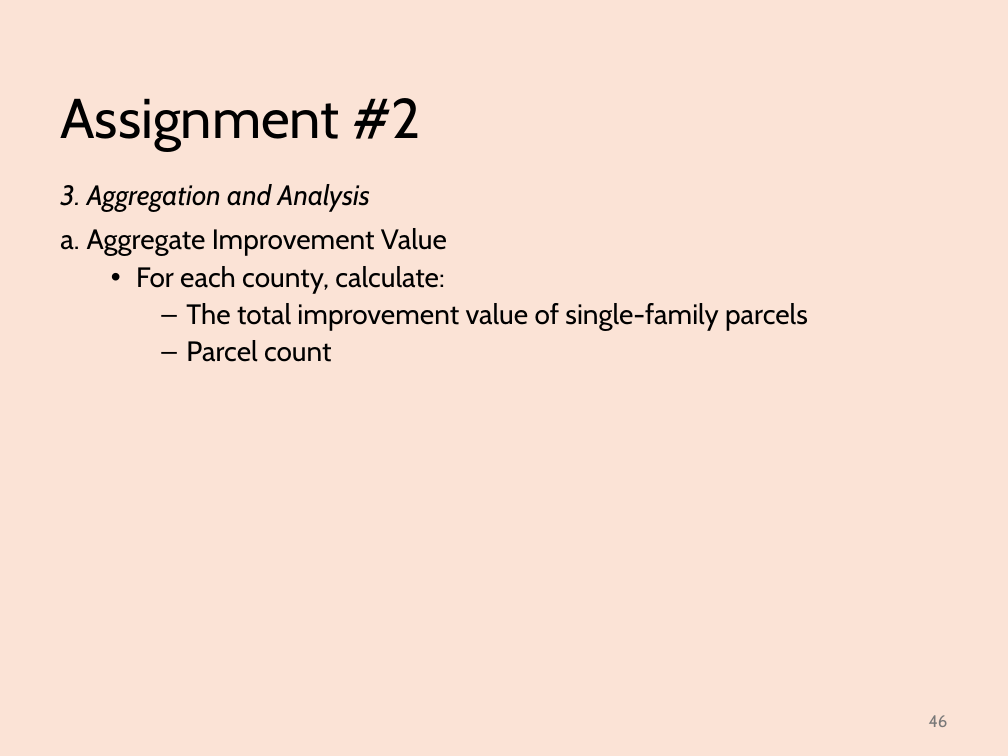
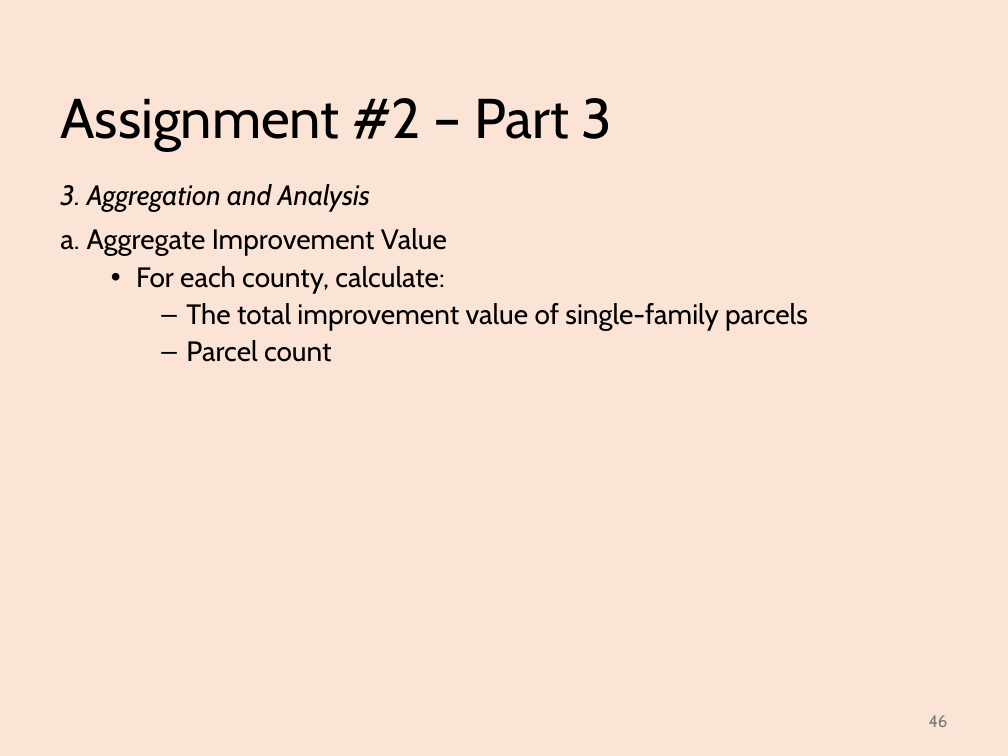
Before and after one commit to abuabara/abuabara.github.io, a slide deck: slide 46 of DAEN489S26/week2.pptx. Drawn at 1008x756 pixels with LibreOffice and Linux fonts; fonts in the diff are those of the drawing. Boxes give left, top, right and bottom in pixels: in the first picture for what was removed or moved away, otherwise in the second. Text is boxed around its words. In the diff, an @@ line names an element or a change of style, - is before the commit and + after.

```diff
--- a/DAEN489S26/week2.pptx
+++ b/DAEN489S26/week2.pptx
@@ title at bbox=[60, 98, 613, 151]: text changed @@
-Assignment #2
+Assignment #2 – Part 3
```
Also in this commit, not shown: 11 other slides changed, 2 other files.
